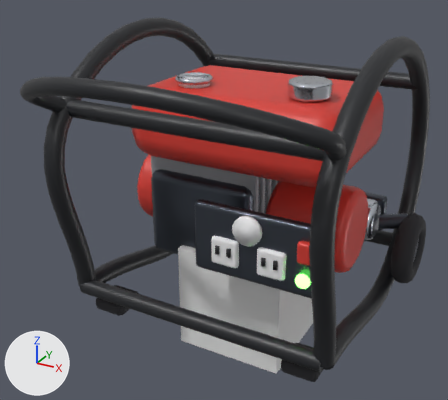
The FBX model art/export/fbx/GenPetrol.fbx, before and after one commit.
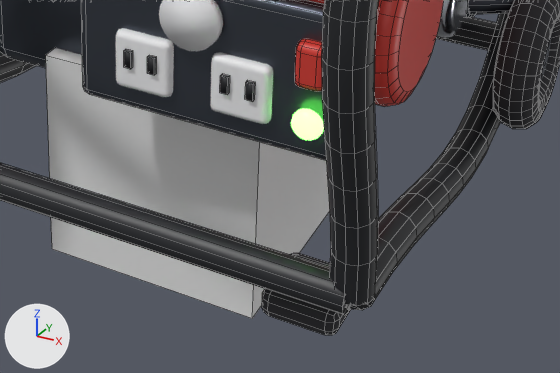
There are two pictures of each version: one whole from a 50 mm lens placed at (2.23, -4.61, 3.13), pointed at (-0.16, -0.27, 0.96), one close up on the part from 35% to 94% of the width and 56% to 100% of the height. The axes (+X, +Y, +Z) are drawn at lower left. The lights are the same throughout. The older version's two pictures come first. The close-ups show mesh edges as thin lines. Where no turn or scale is listed for an object, it has been applied to the vertices.

The first close-up shows 'Body__Black@slide_x_0.012_37.70#0,0,0', 'Body__Chrome@slide_x_0.012_37.70#0,0,0', 'Body__MetalDark@slide_x_0.012_37.70#0,0,0', 'Body__NeonGreen@slide_x_0.012_37.70#0,0,0', 'Body__Red@slide_x_0.012_37.70#0,0,0', 'Body__Rubber.003', 'Body__White@slide_x_0.012_37.70#0,0,0', 'Origin__Pivot.035' and 1 more.
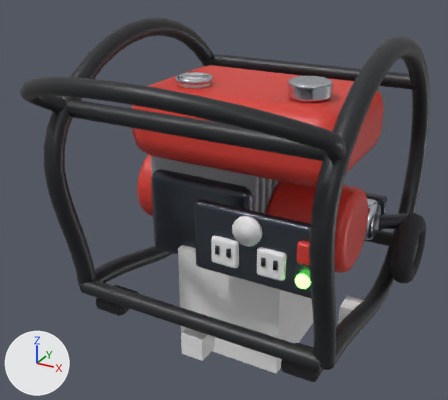
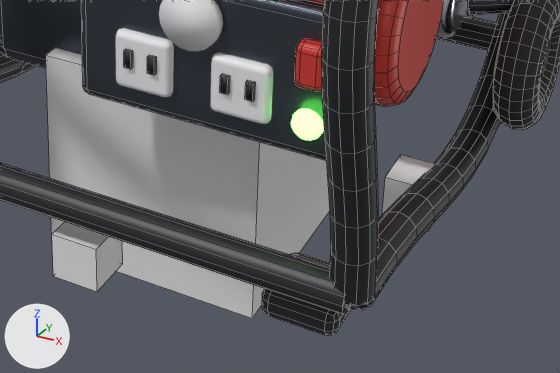
Where the change shows, as pixel boxes (x1, y1, x2, y2) in the close-ups (560 x 373 px):
'Origin__AxisZ', added
    after: (52, 222, 123, 292)
'Origin__AxisX', added
    after: (382, 154, 436, 231)

The change in detail:
Mesh me_origin__axisz is new.
It is a box spanning x -0.1..0.1, y -0.1..0.1, z -0.1..0.1.
Object 'Origin__AxisZ' (ob_origin__axisz) is new; it shows me_origin__axisz.
Its location is (0.0, -1.0, 0.0).
Object 'Origin__AxisX' (ob_origin__axisx) is new; it shows a copy of me_origin__axisz.
Its location is (1.0, 0.0, 0.0).
